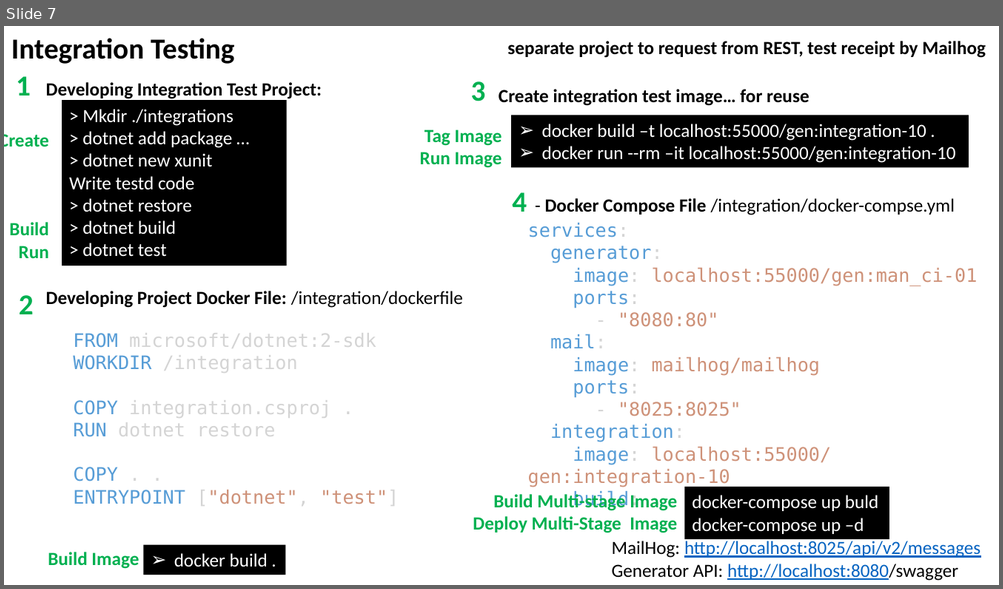
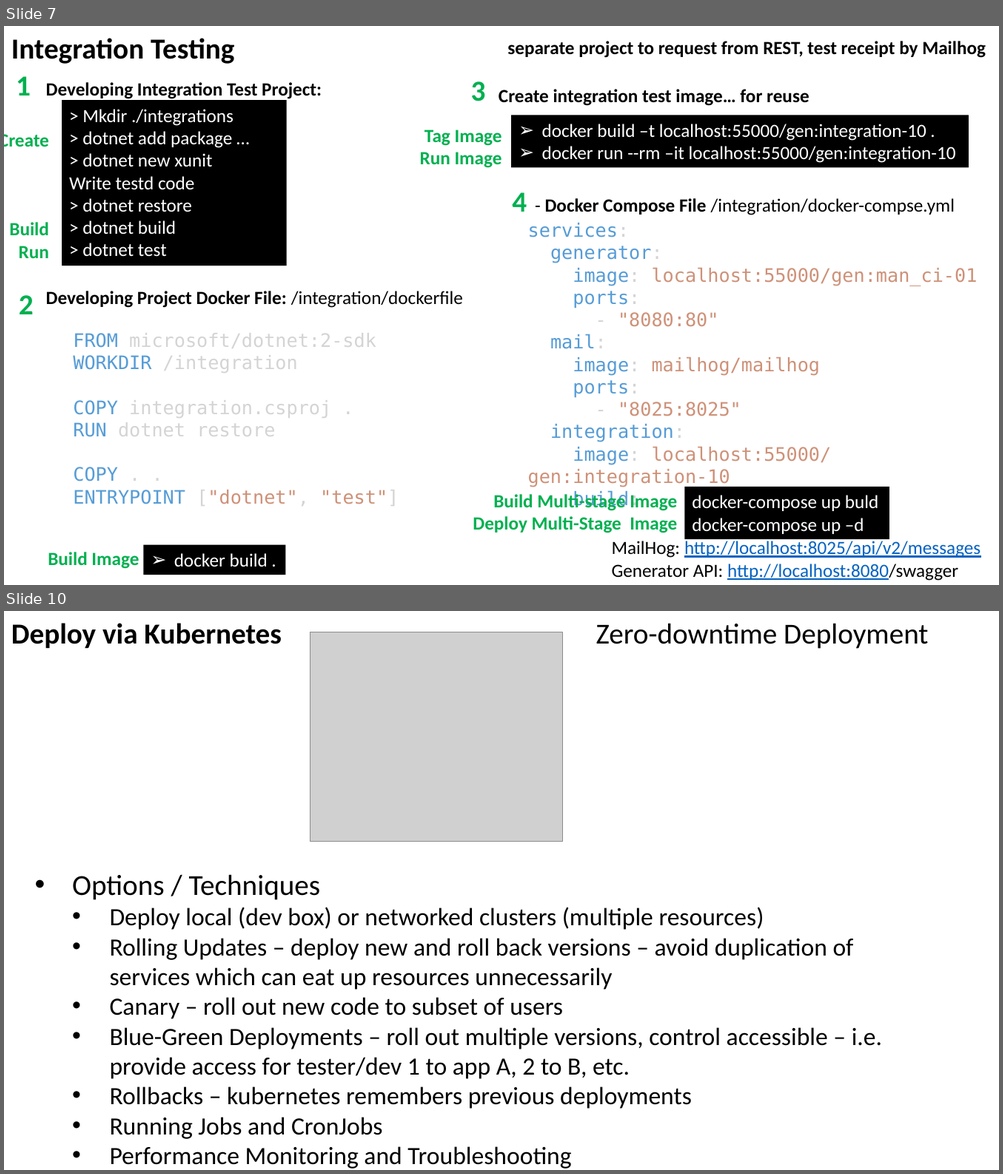
Before and after one commit to kaubster/aspnetcore-generator-api, a slide deck: infra/Pipeline Design.pptx. Shown one above the other, each under a label of ours: slide 7 before the commit, slides 7 and 10 after it; the slides between them are not shown. The pictures are 1003x589 and 1003x1174 pixels, drawn with LibreOffice and Linux fonts; fonts in the diff are those of the drawing; grey boxes stand for pictures. Boxes give left, top, right and bottom in pixels: in the first picture for what was removed or moved away, otherwise in the second. Text is boxed around its words. In the diff, an @@ line names an element or a change of style, - is before the commit and + after.

Commit message:
kubernetes, jenkins

```diff
--- a/infra/Pipeline Design.pptx
+++ b/infra/Pipeline Design.pptx
@@ slide 10 added at <box>4,611,999,1170</box>, background #FFFFFF @@
@@ text added at <box>11,623,928,649</box>, 28 pt, text #000000 @@
+Deploy via Kubernetes Zero-downtime Deployment
@@ picture added at <box>310,632,563,842</box> @@
@@ text added at <box>72,874,882,1169</box>, 24 pt, text #000000 @@
+• Options / Techniques
+  • Deploy local (dev box) or networked clusters (multiple resources)
+  • Rolling Updates – deploy new and roll back versions – avoid duplication of services which can eat up resources unnecessarily
+  • Canary – roll out new code to subset of users
+  • Blue-Green Deployments – roll out multiple versions, control accessible – i.e. provide access for tester/dev 1 to app A, 2 to B, etc.
+  • Rollbacks – kubernetes remembers previous deployments
+  • Running Jobs and CronJobs
+  • Performance Monitoring and Troubleshooting
```
Also in this commit, not shown: 4 slides changed, 3 other slides added, 17 other files.
